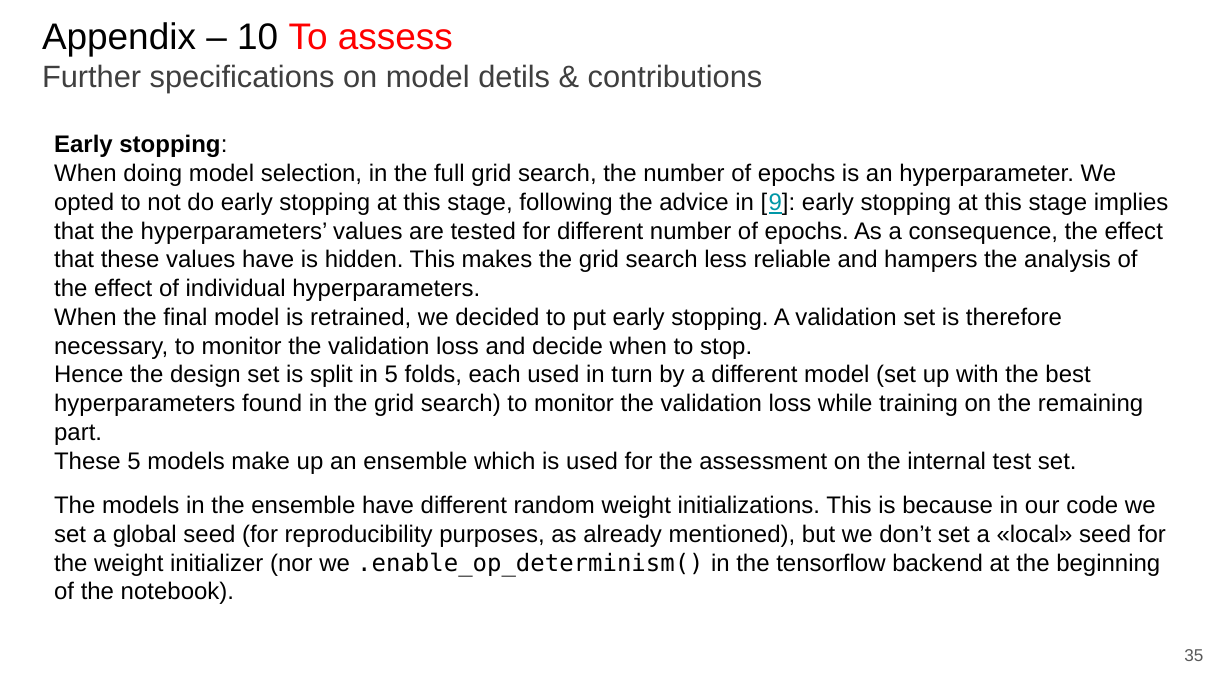
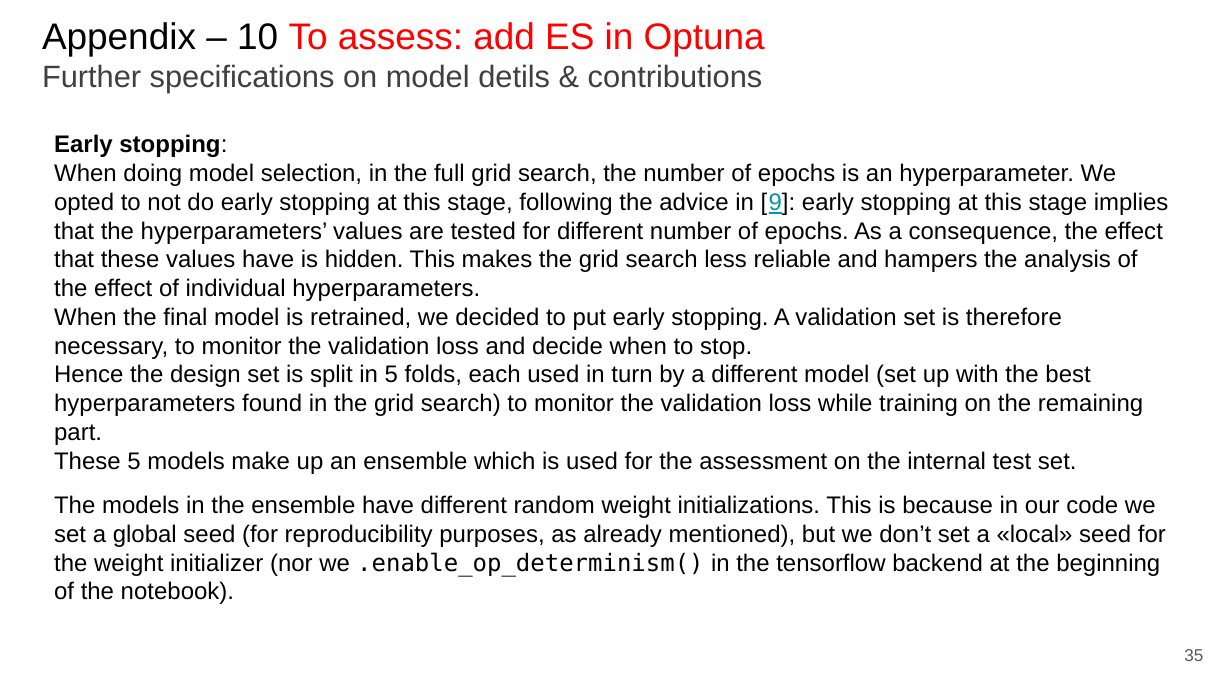
Before and after one commit to paolo-junior-mollica/machine-learning-project, a slide deck: slide 35 of relazione/ML-2023-PRJ-Slides-Demo.pptx. Drawn at 1232x693 pixels with LibreOffice and Linux fonts; fonts in the diff are those of the drawing. Boxes give left, top, right and bottom in pixels: in the first picture for what was removed or moved away, otherwise in the second. Text is boxed around its words. In the diff, an @@ line names an element or a change of style, - is before the commit and + after.

```diff
--- a/relazione/ML-2023-PRJ-Slides-Demo.pptx
+++ b/relazione/ML-2023-PRJ-Slides-Demo.pptx
@@ title at (x1=42, y1=22, x2=765, y2=93): text changed @@
-Appendix – 10 To assess
-Further specifications on model detils & contributions
+Appendix – 10 To assess: add ES in Optuna
+Further specifications on model detils & contributions
```
Also in this commit, not shown: 3 other slides changed, 2 slides added.
